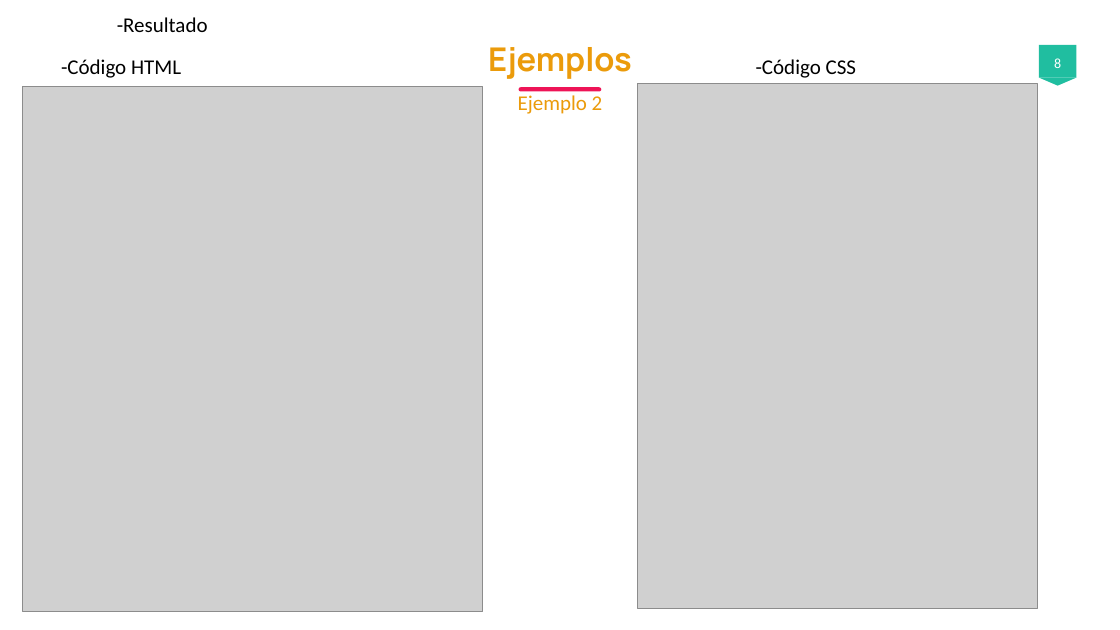
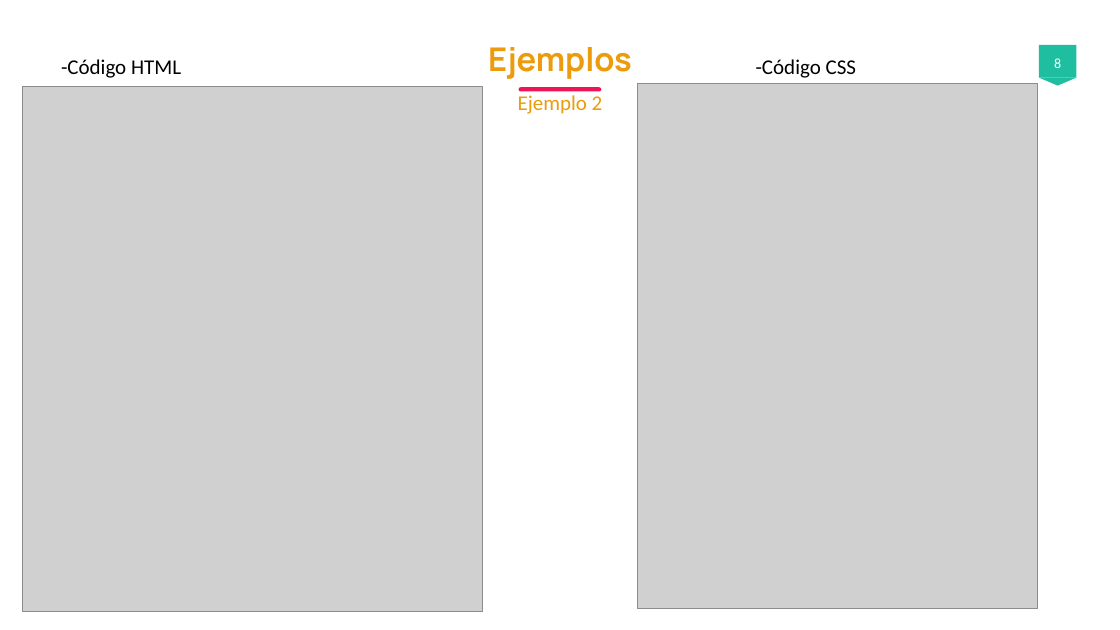
Before and after one commit to GhostRexBel/CSS, a slide deck: slide 8 of Exposicion.pptx. Drawn at 1120x630 pixels with LibreOffice and Linux fonts; fonts in the diff are those of the drawing; grey boxes stand for pictures. Boxes give left, top, right and bottom in pixels: in the first picture for what was removed or moved away, otherwise in the second. Text is boxed around its words. In the diff, an @@ line names an element or a change of style, - is before the commit and + after.

```diff
--- a/Exposicion.pptx
+++ b/Exposicion.pptx
@@ text removed at (117,17,208,32) @@
--Resultado
```
Also in this commit, not shown: 1 other slide changed.
